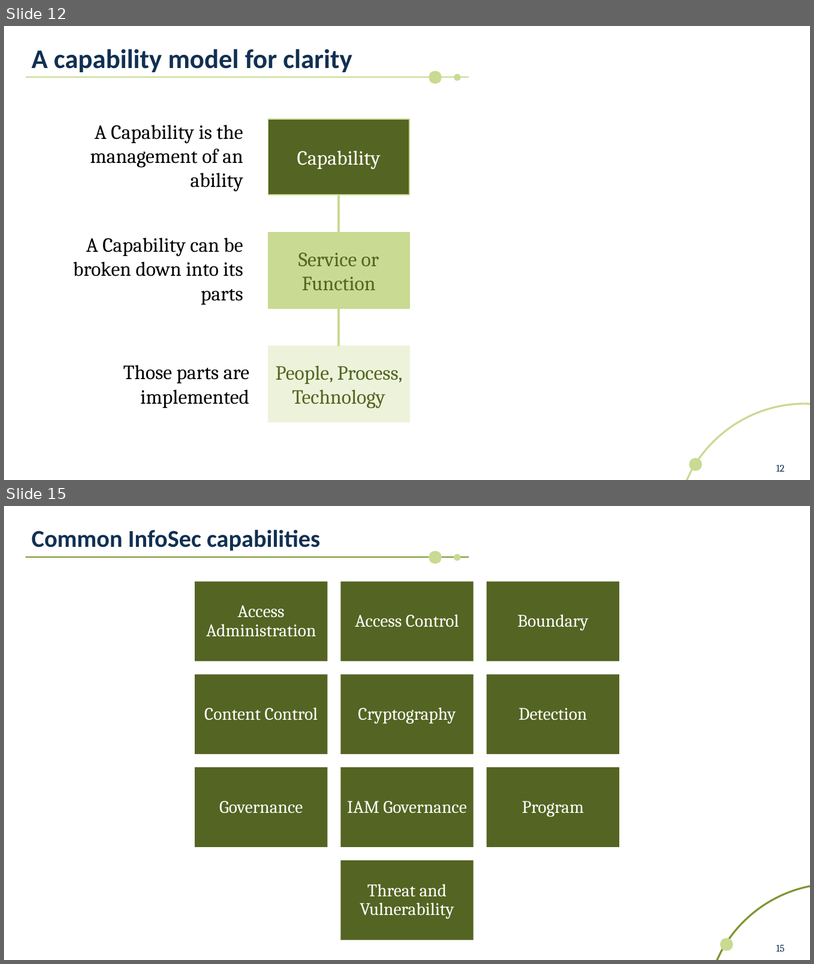
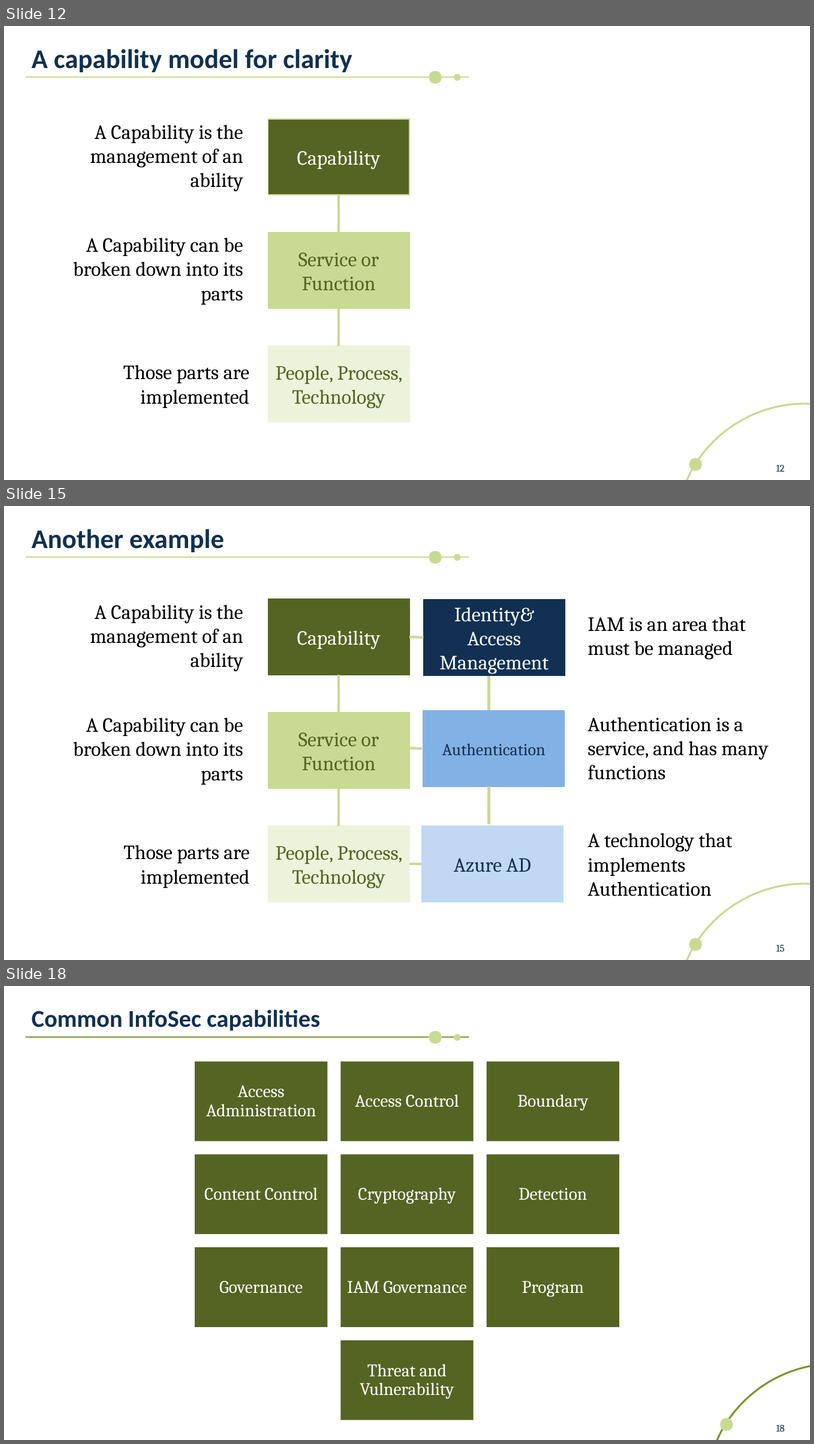
Before and after one commit to scmunk/decisions, a slide deck: MakingSecurityDecisionsLikeABoss.pptx. Shown one above the other, each under a label of ours: slides 12 and 15 before the commit, slides 12, 15 and 18 after it; the slides between them are not shown. The pictures are 814x964 and 814x1444 pixels, drawn with LibreOffice and Linux fonts; fonts in the diff are those of the drawing. Boxes give left, top, right and bottom in pixels: in the first picture for what was removed or moved away, otherwise in the second. Text is boxed around its words. In the diff, an @@ line names an element or a change of style, - is before the commit and + after.

```diff
--- a/MakingSecurityDecisionsLikeABoss.pptx
+++ b/MakingSecurityDecisionsLikeABoss.pptx
@@ slide 15 added at <box>4,506,810,960</box>, background #FFFFFF @@
@@ text added at <box>32,529,224,552</box>, 32 pt, text #113052, bold @@
+Another example
@@ line added from (26, 558) to (469, 558), #C9DA92 1.5 pt @@
@@ ellipse added at <box>429,552,441,564</box>, fill #C9DA92, outline #C9DA92 1 pt @@
@@ ellipse added at <box>455,555,461,561</box>, fill #C9DA92, outline #C9DA92 1 pt @@
@@ text added at <box>90,604,243,672</box>, 24 pt, text #000000 @@
+A Capability is the management of an ability
@@ rectangle added at <box>269,599,410,675</box>, fill #546422, outline #546422 1 pt, 24 pt, text #FFFFFF @@
+Capability
@@ rectangle added at <box>424,600,566,675</box>, fill #113052, outline #113052 1 pt, 24 pt, text #FFFFFF @@
+Identity& Access Management
@@ text added at <box>588,616,746,660</box>, 24 pt, text #000000 @@
+IAM is an area that must be managed
@@ line added from (410, 637) to (424, 637), #C9DA92 3 pt @@
@@ line added from (339, 675) to (339, 712), #C9DA92 3 pt @@
@@ line added from (489, 673) to (489, 711), #C9DA92 3 pt @@
@@ text added at <box>73,717,243,784</box>, 24 pt, text #000000 @@
+A Capability can be broken down into its parts
@@ rectangle added at <box>269,712,410,788</box>, fill #C9DA92, outline #C9DA92 1 pt, 24 pt, text #546422 @@
+Service or Function
@@ rectangle added at <box>423,711,565,786</box>, fill #82B1E5, outline #82B1E5 1 pt, 20 pt, text #113052 @@
+Authentication
@@ text added at <box>588,717,768,780</box>, 24 pt, text #000000 @@
+Authentication is a service, and has many functions
@@ line added from (408, 748) to (423, 748), #C9DA92 3 pt @@
@@ line added from (339, 788) to (339, 826), #C9DA92 3 pt @@
@@ line added from (489, 786) to (489, 824), #C9DA92 3 pt @@
@@ rectangle added at <box>269,826,410,901</box>, fill #EDF3DB, outline #EDF3DB 1 pt, 24 pt, text #546422 @@
+People, Process, Technology
@@ rectangle added at <box>422,826,564,901</box>, fill #C1D8F2, outline #C1D8F2 1 pt, 24 pt, text #113052 @@
+Azure AD
@@ text added at <box>123,844,250,888</box>, 24 pt, text #000000 @@
+Those parts are implemented
@@ text added at <box>588,832,732,896</box>, 24 pt, text #000000 @@
+A technology that implements Authentication
@@ line added from (410, 864) to (422, 864), #C9DA92 3 pt @@
@@ freeform shape added at <box>686,883,810,960</box>, outline #C9DA92 2.25 pt @@
@@ ellipse added at <box>690,938,702,950</box>, fill #C9DA92, outline #C9DA92 1 pt @@
@@ page number added at <box>777,944,785,951</box>, 12 pt, text #113052 @@
+15
@@ what was slide 15 is now slide 18 @@
@@ page number at <box>777,1424,785,1431</box>: text changed @@
-15
+18
```
Also in this commit, not shown: 4 slides changed, 3 other slides added, 1 other file.
